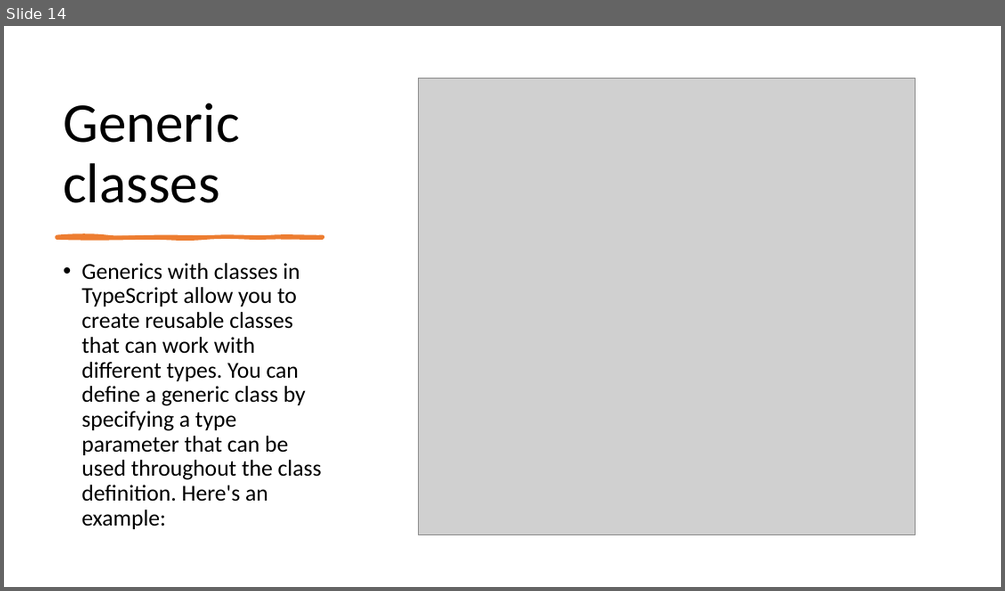
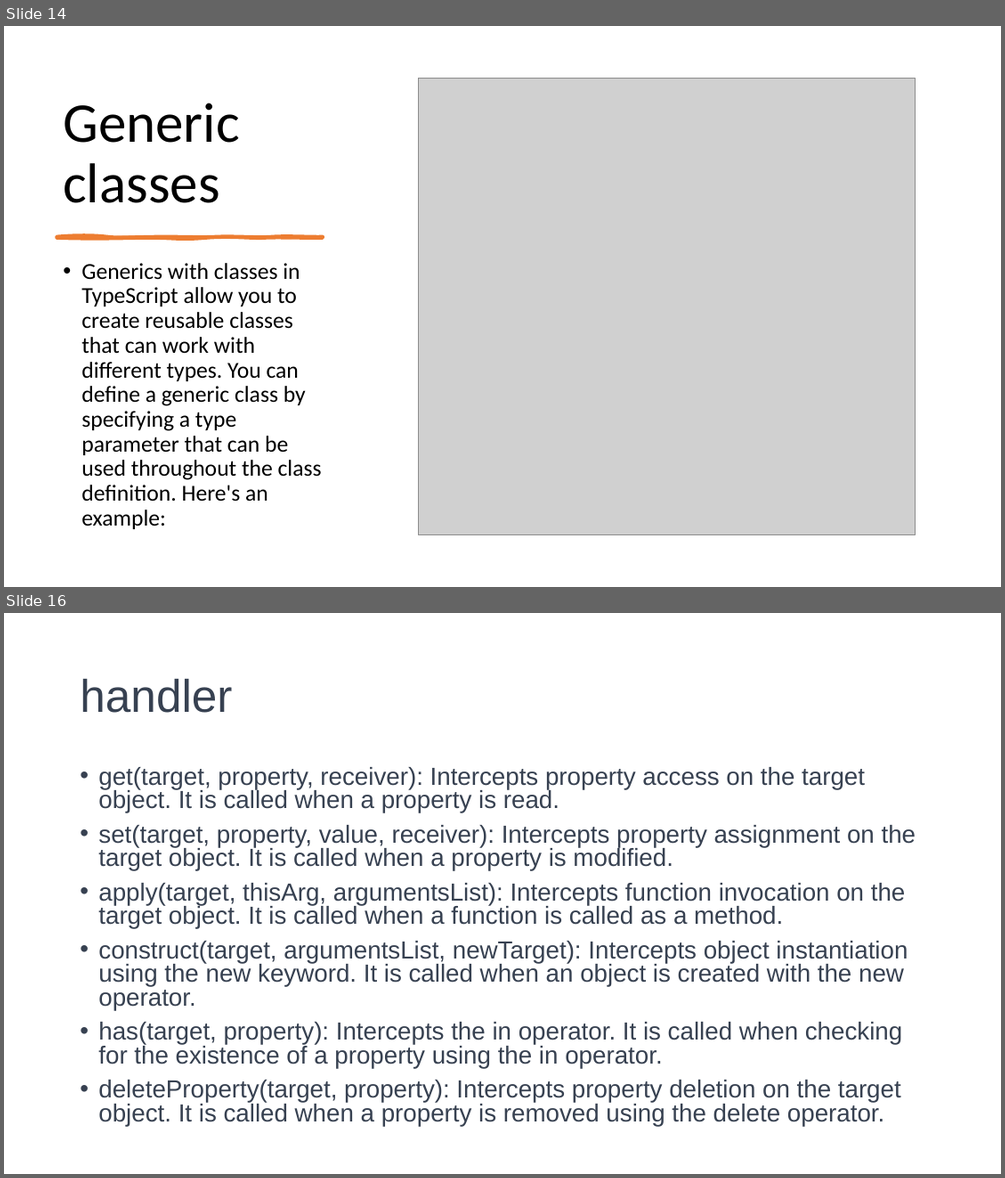
Before and after one commit to 1shaked/full-stack, a slide deck: 22ass/supabase project.pptx. Shown one above the other, each under a label of ours: slide 14 before the commit, slides 14 and 16 after it; the slides between them are not shown. The pictures are 1005x591 and 1005x1178 pixels, drawn with LibreOffice and Linux fonts; fonts in the diff are those of the drawing; grey boxes stand for pictures. Boxes give left, top, right and bottom in pixels: in the first picture for what was removed or moved away, otherwise in the second. Text is boxed around its words. In the diff, an @@ line names an element or a change of style, - is before the commit and + after.

```diff
--- a/22ass/supabase project.pptx
+++ b/22ass/supabase project.pptx
@@ slide 16 added at (4,613,1001,1174), background #FFFFFF @@
@@ title added at (80,679,232,713), 44 pt, text #374151 @@
+handler
@@ text added at (98,767,916,1126), 23.8 pt, text #374151 @@
+• get(target, property, receiver): Intercepts property access on the target object. It is called when a property is read.
+• set(target, property, value, receiver): Intercepts property assignment on the target object. It is called when a property is modified.
+• apply(target, thisArg, argumentsList): Intercepts function invocation on the target object. It is called when a function is called as a method.
+• construct(target, argumentsList, newTarget): Intercepts object instantiation using the new keyword. It is called when an object is created with the new operator.
+• has(target, property): Intercepts the in operator. It is called when checking for the existence of a property using the in operator.
+• deleteProperty(target, property): Intercepts property deletion on the target object. It is called when a property is removed using the delete operator.
```
Also in this commit, not shown: 7 other slides added, 3 other files.
